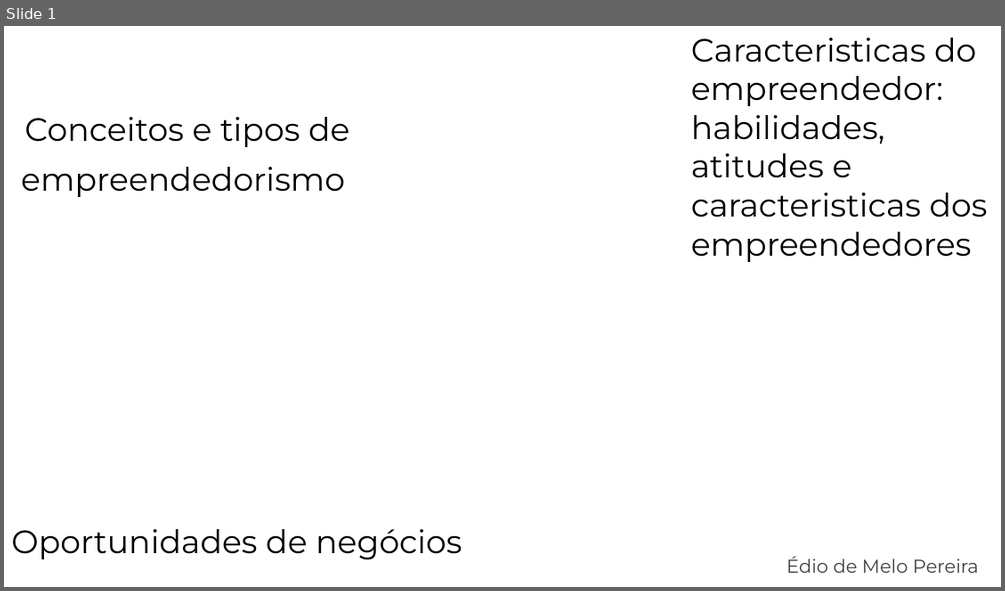
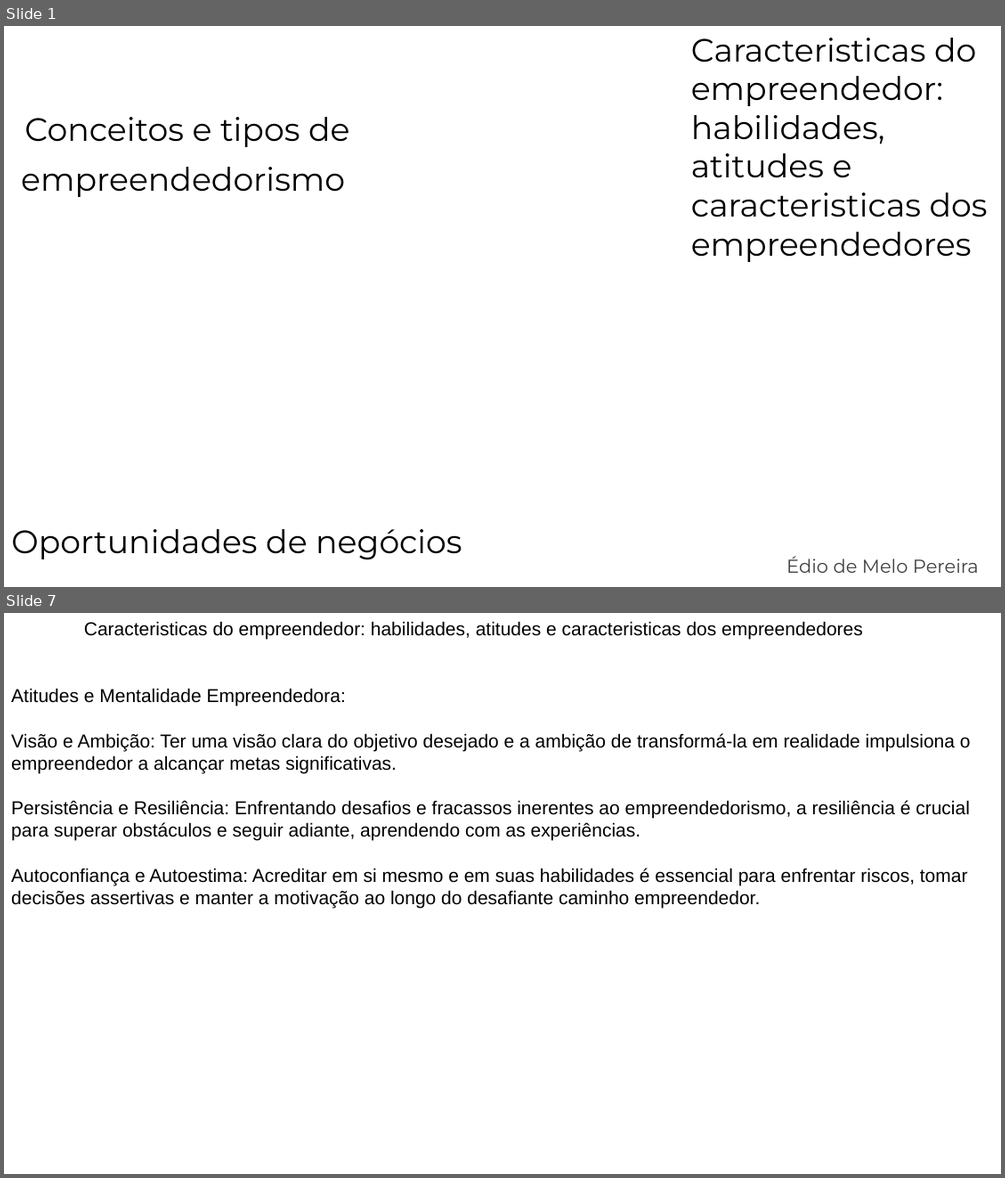
Before and after one commit to E-Mello/PS_Aulas, a slide deck: Aula_07_Conceitos_e_tipos_de_empreendedorismo-Caracteristicas do empreendedor--habilidades_atitudes_e_caracteristicas_dos_empreendedores-Oportunidades_de_negocios/Aula_07.pptx. Shown one above the other, each under a label of ours: slide 1 before the commit, slides 1 and 7 after it; the slides between them are not shown. The pictures are 1005x591 and 1005x1178 pixels, drawn with LibreOffice and Linux fonts; fonts in the diff are those of the drawing; background and template pictures are left out. Boxes give left, top, right and bottom in pixels: in the first picture for what was removed or moved away, otherwise in the second. Text is boxed around its words. In the diff, an @@ line names an element or a change of style, - is before the commit and + after.

```diff
--- a/Aula_07_Conceitos_e_tipos_de_empreendedorismo-Caracteristicas do empreendedor--habilidades_atitudes_e_caracteristicas_dos_empreendedores-Oportunidades_de_negocios/Aula_07.pptx
+++ b/Aula_07_Conceitos_e_tipos_de_empreendedorismo-Caracteristicas do empreendedor--habilidades_atitudes_e_caracteristicas_dos_empreendedores-Oportunidades_de_negocios/Aula_07.pptx
@@ slide 7 added at bbox=[4, 613, 1001, 1174], background picture (left out) @@
@@ text added at bbox=[11, 621, 971, 908], 18 pt, text #000000 @@
+Caracteristicas do empreendedor: habilidades, atitudes e caracteristicas dos empreendedores
+Atitudes e Mentalidade Empreendedora:
+Visão e Ambição: Ter uma visão clara do objetivo desejado e a ambição de transformá-la em realidade impulsiona o empreendedor a alcançar metas significativas.
+Persistência e Resiliência: Enfrentando desafios e fracassos inerentes ao empreendedorismo, a resiliência é crucial para superar obstáculos e seguir adiante, aprendendo com as experiências.
+Autoconfiança e Autoestima: Acreditar em si mesmo e em suas habilidades é essencial para enfrentar riscos, tomar decisões assertivas e manter a motivação ao longo do desafiante caminho empreendedor.
```
Also in this commit, not shown: 1 slide changed, 13 other slides added, 3 slides removed, 1 other file.
